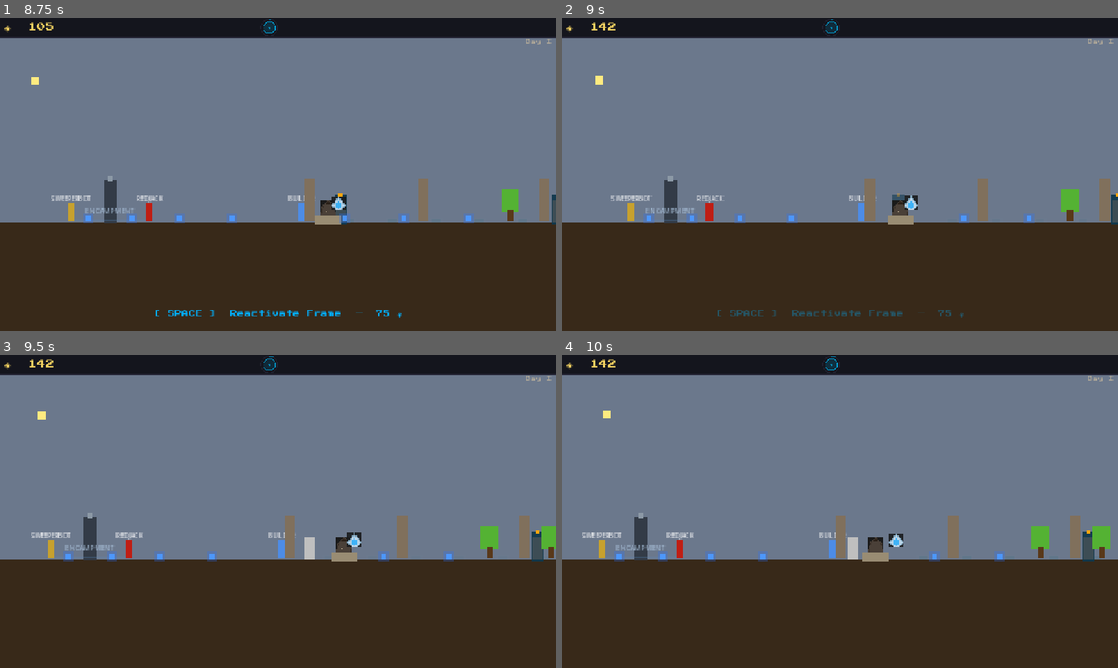
Above: before the commit, frames 1-4 (two rows, left to right).
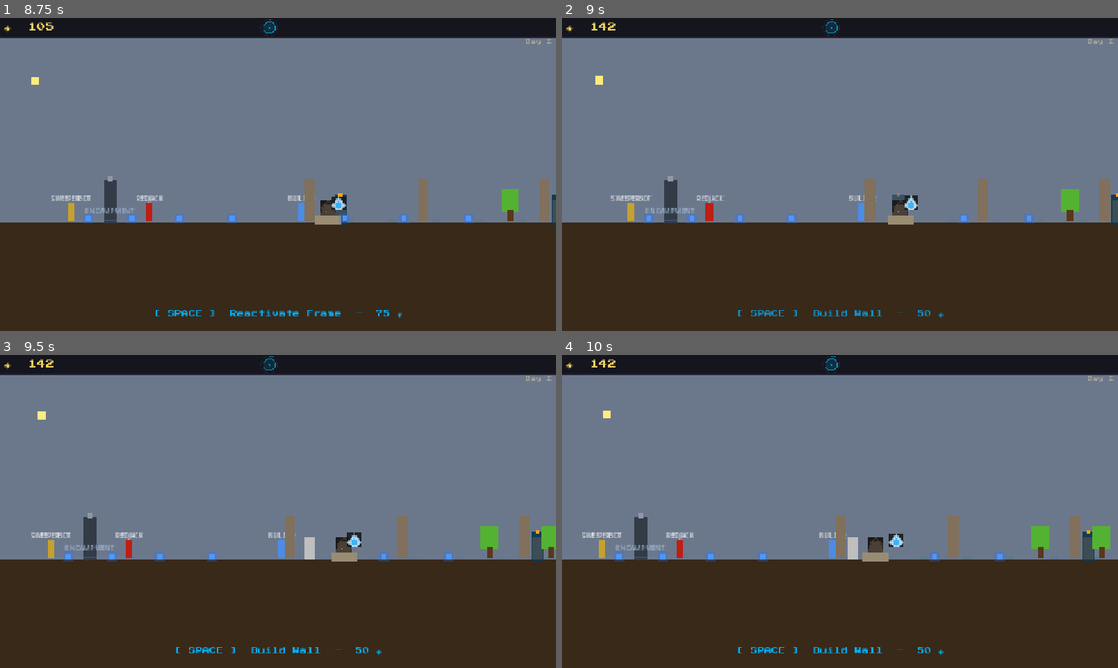
Above: after the commit, the same moments.

Repository: elliswalker/guardian-rising-game
Game: Godot game, scene res://scenes/world/opening.tscn
The game is run twice, just before and just after one commit, with the same random seed, the same clock (stepped at 60 frames per second) and the same inputs.
Inputs:
- Up to frame 1 (8.75 s): tap Enter at 0.5, 2, 4.25 s; hold Space (action) 0.53-1.28 s; hold D (move_right) 0.53-2.03 s; tap E (ability) at 1.35, 5.85 s; tap Space (action) at 1.55, 2.85, 3.8, 4.35, 5, 6.05, 7.35, 8.3 s; hold A (move_left) 2.03-2.78 s; hold Space (action) 2.03-2.78 s; hold D (move_right) 2.78-4.28 s; hold E (ability) 3.53-4.28 s; hold A (move_left) 4.28-5.03 s; hold D (move_right) 5.03-5.78 s; hold Space (action) 5.03-5.78 s; hold A (move_left) 5.78-7.28 s; hold Space (action) 6.53-7.28 s; hold D (move_right) from 7.28 s (still down); hold E (ability) from 8.03 s (still down)
- Up to frame 2 (9 s): keep holding D (move_right); release E (ability) at 8.78 s; tap Space (action) at 8.85 s
- Up to frame 3 (9.5 s): keep holding D (move_right)
- Up to frame 4 (10 s): release D (move_right) at 9.53 s; hold A (move_left) from 9.53 s (still down); hold Space (action) from 9.53 s (still down)

Frame 1 is identical in both runs. In frame 2, 0.4% of the frame differs, in the area x 28-73%, y 93-96%; in frame 3, 0.3%; in frame 4, 0.3%.

Commit message:
fix: action prompt ownership + build site priority
- GameState.is_prompt_owner(caller): gate actions to the object whose
  prompt is currently displayed; prevents multiple objects firing on the
  same keypress when the player is in range of several interactables
- tree.gd: gate _commission on is_prompt_owner; rename to commission()
  so build_site can call it externally
- guardian.gd: gate _recruit on is_prompt_owner; fixes frame recruiting
  when a tree prompt was displayed instead
- build_site.gd: raise prompt priority to 12 (highest); when a blocking
  tree is present show 'Mark Tree' and forward the action to it so the
  player never has to hunt for the tree separately; _action_job gated on
  is_prompt_owner

Diff:
--- a/scripts/autoload/game_state.gd
+++ b/scripts/autoload/game_state.gd
@@ -107,6 +107,9 @@
 		_prompt_text = ""
 		action_prompt_hide.emit()
 
+func is_prompt_owner(caller: Object) -> bool:
+	return _prompt_owner != null and is_instance_valid(_prompt_owner) and _prompt_owner == caller
+
 func new_run() -> void:
 	current_run += 1
 	glimmer = 0
--- a/scripts/world/build_site.gd
+++ b/scripts/world/build_site.gd
@@ -36,31 +36,35 @@
 	_pulse_time += delta
 	_update_visual()
 	if _player_nearby and not _actioned:
-		var blocked: bool = _has_nearby_tree()
-		# Always re-assert so the prompt recovers after being preempted
-		if blocked:
-			GameState.show_action_prompt(self, "Clear the area first", 5)
+		var blocking: Node2D = _get_blocking_tree()
+		if blocking:
+			GameState.show_action_prompt(self, "[ SPACE ]  Mark Tree  —  Clear Path", 12)
+			if GameState.is_prompt_owner(self) and Input.is_action_just_pressed("action"):
+				blocking.call("commission")
 		else:
-			GameState.show_action_prompt(self, "[ SPACE ]  Build Wall  —  %d ◈" % BUILD_COST, 5)
-		if not blocked and Input.is_action_just_pressed("action"):
-			_action_job()
+			GameState.show_action_prompt(self, "[ SPACE ]  Build Wall  —  %d ◈" % BUILD_COST, 12)
+			if GameState.is_prompt_owner(self) and Input.is_action_just_pressed("action"):
+				_action_job()
 
-func _has_nearby_tree() -> bool:
+func _get_blocking_tree() -> Node2D:
 	for tree: Node in get_tree().get_nodes_in_group("trees"):
 		var tn: Node2D = tree as Node2D
 		if tn and global_position.distance_to(tn.global_position) < 38.0:
 			if not tn.get("_commissioned"):
-				return true
-	return false
+				return tn
+	return null
+
+func _has_nearby_tree() -> bool:
+	return _get_blocking_tree() != null
 
 func _on_body_entered(body: Node2D) -> void:
 	if body.is_in_group("player"):
 		_player_nearby = true
 		if not _actioned:
 			if _has_nearby_tree():
-				GameState.show_action_prompt(self, "Clear the area first", 5)
+				GameState.show_action_prompt(self, "[ SPACE ]  Mark Tree  —  Clear Path", 12)
 			else:
-				GameState.show_action_prompt(self, "[ SPACE ]  Build Wall  —  %d ◈" % BUILD_COST, 5)
+				GameState.show_action_prompt(self, "[ SPACE ]  Build Wall  —  %d ◈" % BUILD_COST, 12)
 
 func _on_body_exited(body: Node2D) -> void:
 	if body.is_in_group("player"):
--- a/scripts/world/guardian.gd
+++ b/scripts/world/guardian.gd
@@ -192,7 +192,7 @@
 	elif not near and _prompt_showing:
 		_prompt_showing = false
 		GameState.hide_action_prompt(self)
-	if near and Input.is_action_just_pressed("action"):
+	if near and GameState.is_prompt_owner(self) and Input.is_action_just_pressed("action"):
 		# Only the closest dormant frame to the player responds to prevent double-recruit
 		if _is_closest_dormant_frame():
 			_recruit()
--- a/scripts/world/tree.gd
+++ b/scripts/world/tree.gd
@@ -37,10 +37,10 @@
 			GameState.show_action_prompt(self, "[ SPACE ]  Mark for Chopping", 10)
 		else:
 			GameState.hide_action_prompt(self)
-	if nearby and Input.is_action_just_pressed("action"):
-		_commission()
+	if nearby and GameState.is_prompt_owner(self) and Input.is_action_just_pressed("action"):
+		commission()
 
-func _commission() -> void:
+func commission() -> void:
 	_commissioned = true
 	_player_nearby = false
 	GameState.hide_action_prompt(self)
